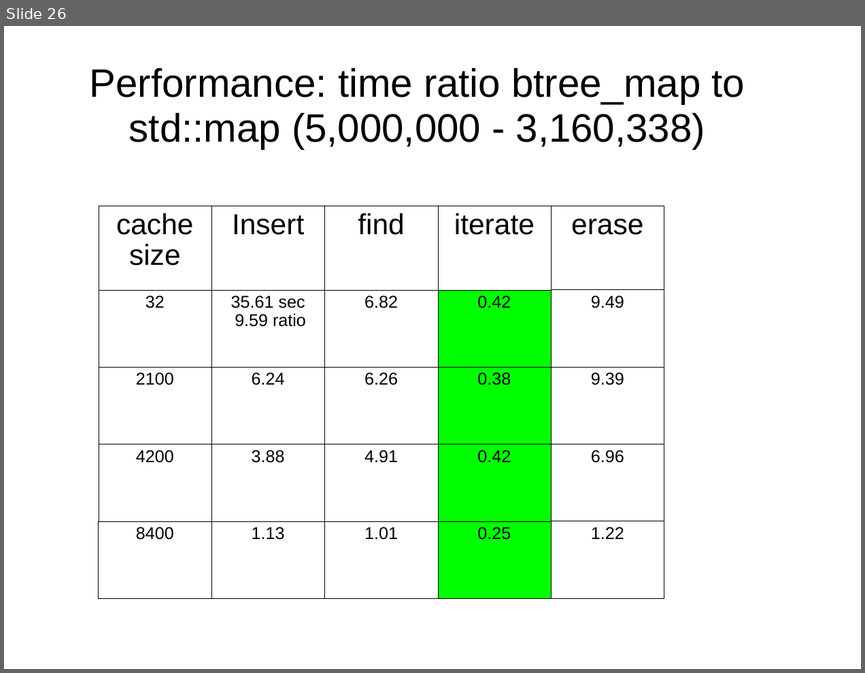
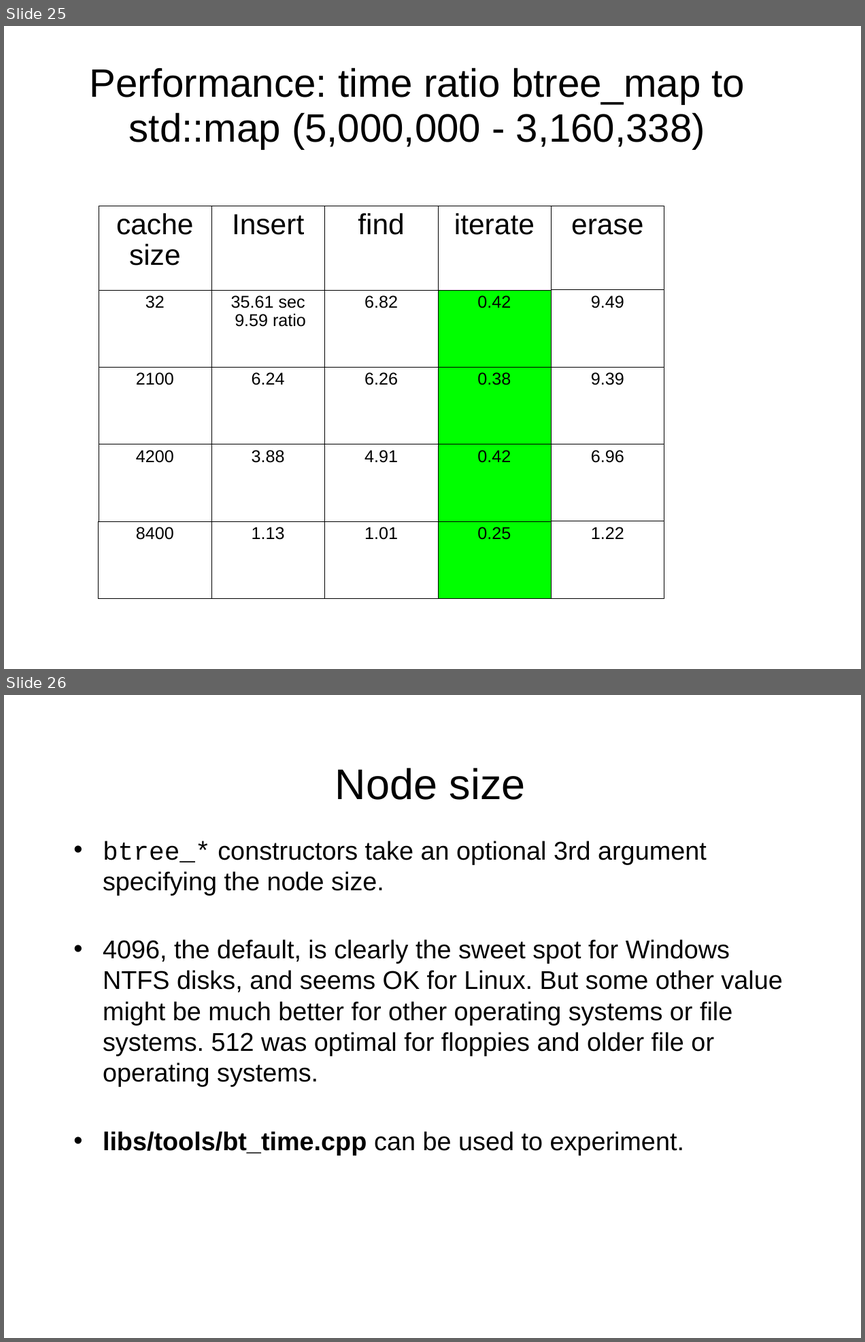
Before and after one commit to Beman/btree, a slide deck: libs/btree/doc/Proposed-B-tree-library.ppt. Shown one above the other, each under a label of ours: slide 26 before the commit, slides 25 and 26 after it. The pictures are 865x673 and 865x1342 pixels, drawn with LibreOffice and Linux fonts; fonts in the diff are those of the drawing; background and template pictures are left out. Boxes give left, top, right and bottom in pixels: in the first picture for what was removed or moved away, otherwise in the second. Text is boxed around its words. In the diff, an @@ line names an element or a change of style, - is before the commit and + after.

Commit message:
First try at full solution to the erase() returned iterator problem. Also add and get bt_str_time running.

```diff
--- a/libs/btree/doc/Proposed-B-tree-library.ppt
+++ b/libs/btree/doc/Proposed-B-tree-library.ppt
@@ slide 26 added at (4, 695, 861, 1338), background picture (left out) @@
@@ title added at (335, 768, 526, 800), 40 pt, text #000000 @@
+Node size
@@ text added at (103, 841, 782, 1155), 24 pt, text #000000 @@
+• btree_* constructors take an optional 3rd argument specifying the node size.
+• 4096, the default, is clearly the sweet spot for Windows NTFS disks, and seems OK for Linux. But some other value might be much better for other operating systems or file systems. 512 was optimal for floppies and older file or operating systems.
+• libs/tools/bt_time.cpp can be used to experiment.
@@ what was slide 26 is now slide 25 @@
```
Also in this commit, not shown: 12 slides changed, 4 other slides added, 6 other files.
